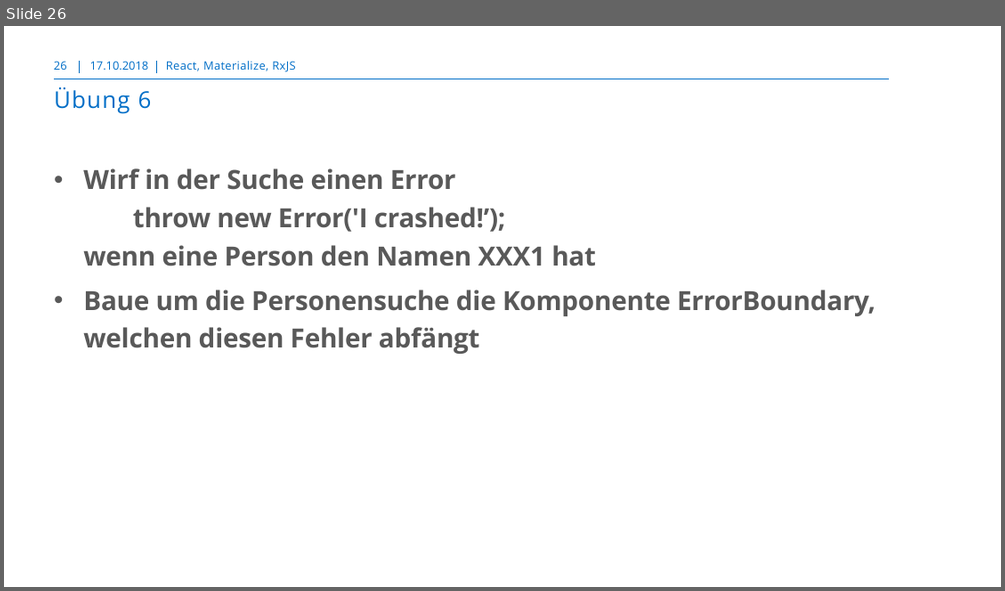
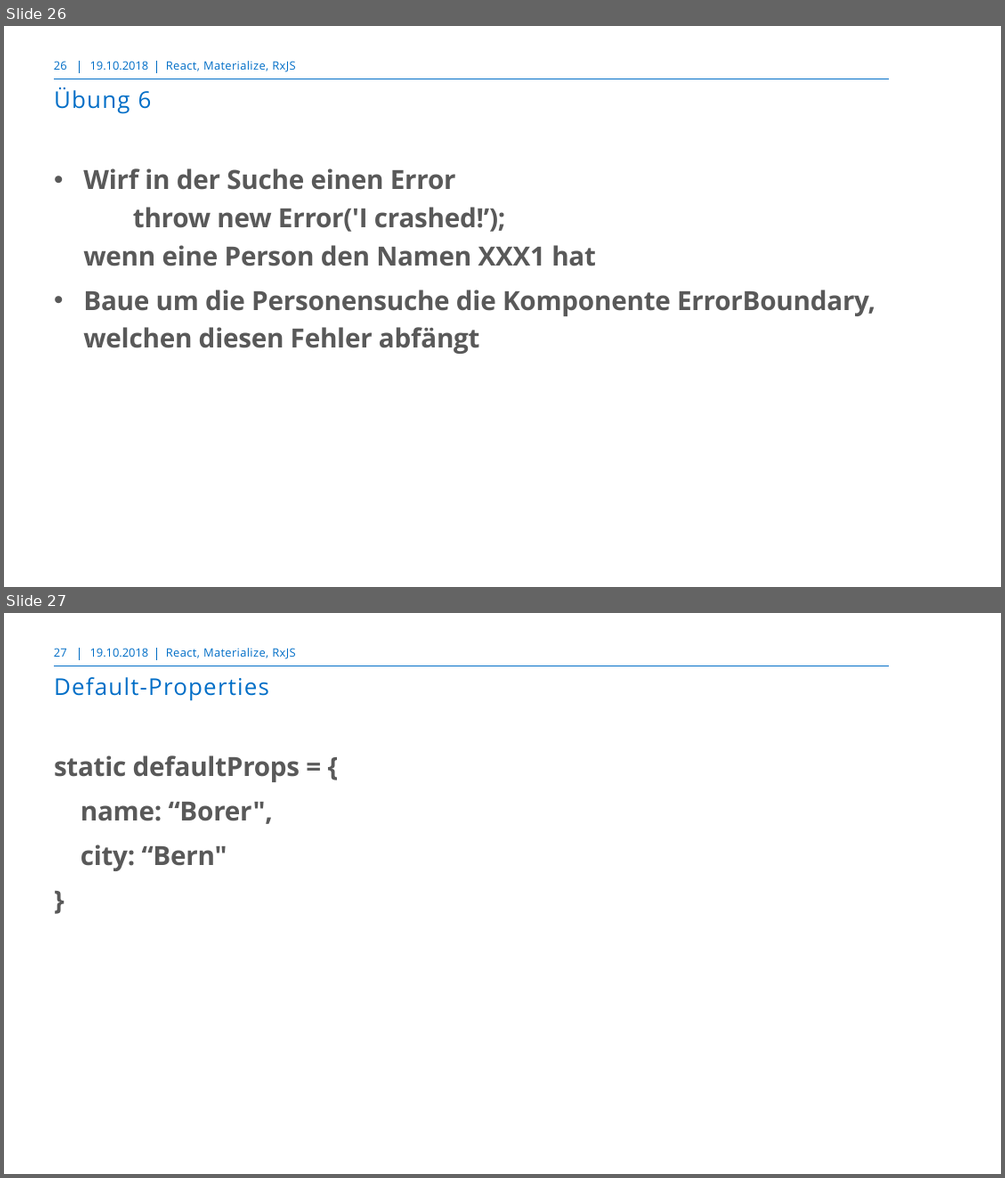
Before and after one commit to markusborer/ReactSample, a slide deck: React.pptx. Shown one above the other, each under a label of ours: slide 26 before the commit, slides 26 and 27 after it. The pictures are 1005x591 and 1005x1178 pixels, drawn with LibreOffice and Linux fonts; fonts in the diff are those of the drawing; background and template pictures are left out. Boxes give left, top, right and bottom in pixels: in the first picture for what was removed or moved away, otherwise in the second. Text is boxed around its words. In the diff, an @@ line names an element or a change of style, - is before the commit and + after.

```diff
--- a/React.pptx
+++ b/React.pptx
@@ slide 27 added at box(4, 613, 1001, 1174), background #FFFFFF; not listed: 3 template elements that a slide beside it also shows @@
@@ page number added at box(54, 648, 67, 657), 10.5 pt, text #006EC7 @@
+27
@@ text added at box(90, 648, 149, 657), 10.5 pt, text #006EC7 @@
+19.10.2018
@@ text added at box(166, 648, 295, 659), 10.5 pt, text #006EC7 @@
+React, Materialize, RxJS
@@ title added at box(54, 677, 269, 701), 21 pt, text #006EC7 @@
+Default-Properties
@@ text added at box(54, 755, 300, 871), 24 pt, text #595959, bold @@
+static defaultProps = {
+name: “Borer",
+city: “Bern"
+}
@@ slide 26 changed as well @@
@@ text at box(90, 61, 149, 70): text changed @@
-17.10.2018
+19.10.2018
```
Also in this commit, not shown: 27 other slides changed, 1 other slide added.
